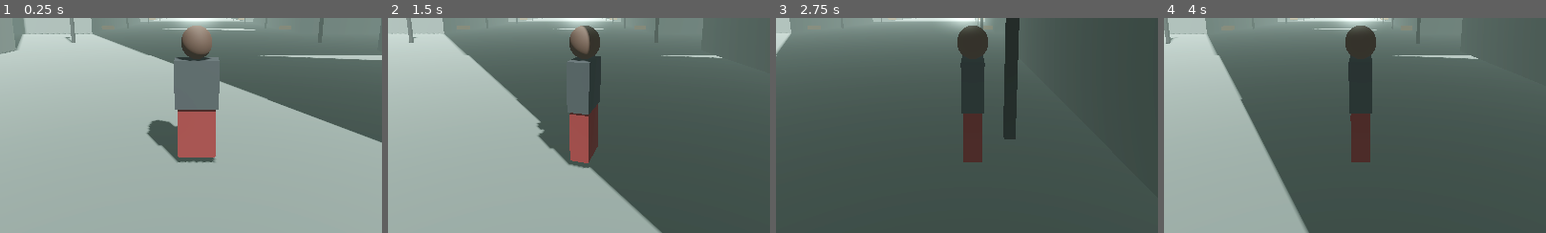
Above: before the commit, frames 1-4 (left to right).
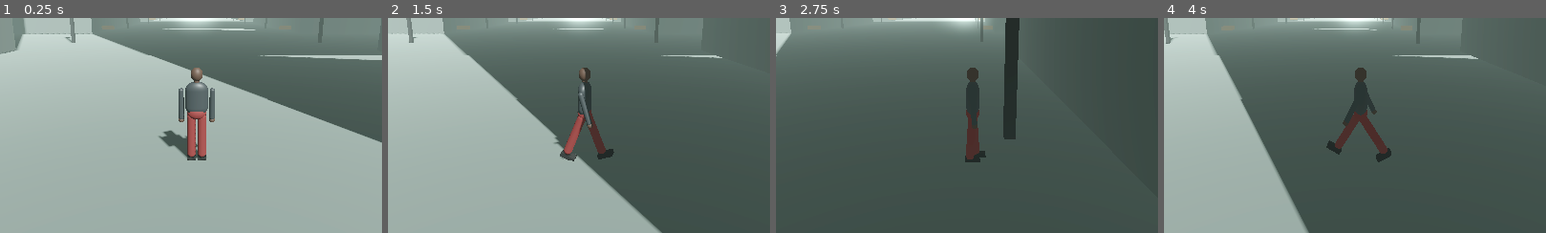
Above: after the commit, the same moments.

Repository: Benie-j/nightfall
Game: Godot game, scene res://main.tscn
Same seed, same stepped clock (60 frames per second), same inputs: the game is played once before the commit and once after it.
Inputs (mouse positions are % of the whole screen's width and height, from its top left):
- Up to frame 1 (0.25 s): no input
- Up to frame 2 (1.5 s): tap Enter at 0.5 s; move the mouse to (72, 45) at 0.52 s; hold Right (ui_right) 0.53-1.25 s; click (72, 45) at 0.67 s; drag from (30, 55) to (45, 70) at 1.27 s
- Up to frame 3 (2.75 s): move the mouse to (60, 28) at 2.02 s; hold Right (ui_right) from 2.03 s (still down)
- Up to frame 4 (4 s): release Right (ui_right) at 2.75 s; drag from (45, 70) to (20, 35) at 2.77 s; move the mouse to (80, 65) at 3.52 s; hold Left (ui_left) from 3.53 s (still down)
The pictures show only the part of the screen within x 24-74%, y 38-88%; the shares and areas given below are measured in that part.

The runs differ from the first frame. In frame 1, 4.7% of the frame differs, in the area x 38-58%, y 3-68%; in frame 2, 4.1%; in frame 3, 2.6%; in frame 4, 3.6%.

Commit message:
humain

Diff:
--- /dev/null
+++ b/human.gd
@@ -0,0 +1,84 @@
+extends Node3D
+var t := 0.0
+var legs: Array = []
+var arms: Array = []
+
+func _m(c: Color, r := 0.8) -> StandardMaterial3D:
+	var s := StandardMaterial3D.new()
+	s.albedo_color = c
+	s.roughness = r
+	return s
+
+func _cap(r: float, h: float) -> CapsuleMesh:
+	var c := CapsuleMesh.new()
+	c.radius = r
+	c.height = h
+	return c
+
+func _sph(r: float) -> SphereMesh:
+	var s := SphereMesh.new()
+	s.radius = r
+	s.height = r * 2.0
+	return s
+
+func _part(mesh: Mesh, m: Material, pos: Vector3, parent: Node3D = null) -> MeshInstance3D:
+	var mi := MeshInstance3D.new()
+	mi.mesh = mesh
+	mi.material_override = m
+	mi.position = pos
+	if parent:
+		parent.add_child(mi)
+	else:
+		add_child(mi)
+	return mi
+
+func _limb(pos: Vector3, r: float, h: float, m: Material, end_m: Material, arm: bool) -> void:
+	var p := Node3D.new()
+	p.position = pos
+	add_child(p)
+	_part(_cap(r, h), m, Vector3(0, -h / 2.0, 0), p)
+	if arm:
+		_part(_sph(r * 1.05), end_m, Vector3(0, -h, 0), p)
+	else:
+		var foot := BoxMesh.new()
+		foot.size = Vector3(r * 2.2, 0.08, r * 3.6)
+		_part(foot, end_m, Vector3(0, -h - 0.02, -0.05), p)
+	if arm:
+		arms.append(p)
+	else:
+		legs.append(p)
+
+func _ready() -> void:
+	var skin := _m(Color(0.23, 0.16, 0.13), 0.6)
+	var jacket := _m(Color(0.16, 0.17, 0.18), 0.5)
+	var pants := _m(Color(0.35, 0.1, 0.1))
+	var shoes := _m(Color(0.05, 0.05, 0.05))
+	# Torse, bassin, cou
+	_part(_cap(0.17, 0.66), jacket, Vector3(0, 1.2, 0)).scale = Vector3(1.25, 1.0, 0.7)
+	_part(_sph(0.16), pants, Vector3(0, 0.92, 0)).scale = Vector3(1.1, 0.8, 0.8)
+	_part(_cap(0.05, 0.14), skin, Vector3(0, 1.52, 0))
+	# Tete + visage
+	_part(_sph(0.11), skin, Vector3(0, 1.66, 0)).scale = Vector3(1.0, 1.2, 1.0)
+	if ResourceLoader.exists("res://perso.png"):
+		var q := QuadMesh.new()
+		q.size = Vector2(0.2, 0.24)
+		var fm := StandardMaterial3D.new()
+		fm.albedo_texture = load("res://perso.png")
+		fm.shading_mode = BaseMaterial3D.SHADING_MODE_UNSHADED
+		fm.uv1_scale = Vector3(0.5, 0.55, 1)
+		fm.uv1_offset = Vector3(0.235, 0.15, 0)
+		var f := _part(q, fm, Vector3(0, 1.66, -0.115))
+		f.rotation.y = PI
+	# Bras (gauche, droit) et jambes (gauche, droite)
+	_limb(Vector3(-0.29, 1.4, 0), 0.05, 0.62, jacket, skin, true)
+	_limb(Vector3(0.29, 1.4, 0), 0.05, 0.62, jacket, skin, true)
+	_limb(Vector3(-0.1, 0.92, 0), 0.08, 0.9, pants, shoes, false)
+	_limb(Vector3(0.1, 0.92, 0), 0.08, 0.9, pants, shoes, false)
+
+func animate(a: float, delta: float) -> void:
+	t += delta * 9.0 * maxf(a, 0.0)
+	var s := sin(t) * 0.7 * clampf(a, 0.0, 1.0)
+	legs[0].rotation.x = s
+	legs[1].rotation.x = -s
+	arms[0].rotation.x = -s * 0.8
+	arms[1].rotation.x = s * 0.8
--- a/main.gd
+++ b/main.gd
@@ -1,5 +1,5 @@
 extends Node3D
-var player: Node3D
+var player
 var pivot: Node3D
 var move_idx := -1
 var look_idx := -1
@@ -72,32 +72,8 @@
 			add_child(box(Vector3(0.7, 0.5, 0.7), Vector3(s * 11, 7.2, z), bulb))
 			if z % 40 == 0:
 				add_child(box(Vector3(2, 0.5, 0.7), Vector3(s * 12.5, 0.5, z + 6), mat(Color(0.48, 0.35, 0.22))))
-	# Personnage
-	player = Node3D.new()
+	player = preload("res://human.gd").new()
 	add_child(player)
-	player.add_child(box(Vector3(0.8, 0.9, 0.4), Vector3(0, 1.5, 0), mat(Color(0.16, 0.17, 0.18))))
-	player.add_child(box(Vector3(0.7, 0.9, 0.35), Vector3(0, 0.55, 0), mat(Color(0.35, 0.1, 0.1))))
-	var head := MeshInstance3D.new()
-	var sm := SphereMesh.new()
-	sm.radius = 0.28
-	sm.height = 0.6
-	head.mesh = sm
-	head.material_override = mat(Color(0.23, 0.16, 0.13))
-	head.position = Vector3(0, 2.25, 0)
-	player.add_child(head)
-	# Visage (perso.png) sur un plan devant la tete
-	if ResourceLoader.exists("res://perso.png"):
-		var face := MeshInstance3D.new()
-		var q := QuadMesh.new()
-		q.size = Vector2(0.5, 0.5)
-		face.mesh = q
-		var fm := StandardMaterial3D.new()
-		fm.albedo_texture = load("res://perso.png")
-		fm.shading_mode = BaseMaterial3D.SHADING_MODE_UNSHADED
-		face.material_override = fm
-		face.position = Vector3(0, 2.25, -0.26)
-		face.rotation.y = PI
-		player.add_child(face)
 	# Camera
 	pivot = Node3D.new()
 	add_child(pivot)
@@ -139,4 +115,5 @@
 		d = d.normalized()
 		player.position += d * 6.0 * delta * v.length()
 		player.rotation.y = lerp_angle(player.rotation.y, atan2(-d.x, -d.z), 10.0 * delta)
+	player.animate(v.length() if v.length() > 0.1 else 0.0, delta)
 	pivot.position = player.position
